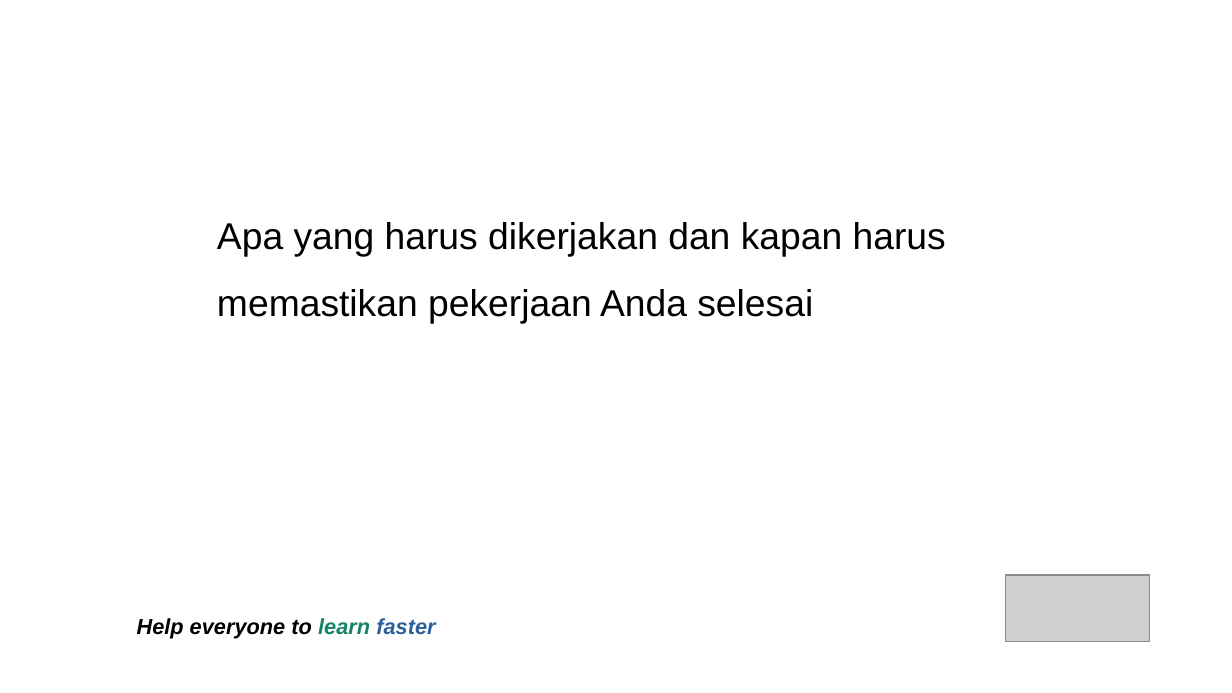
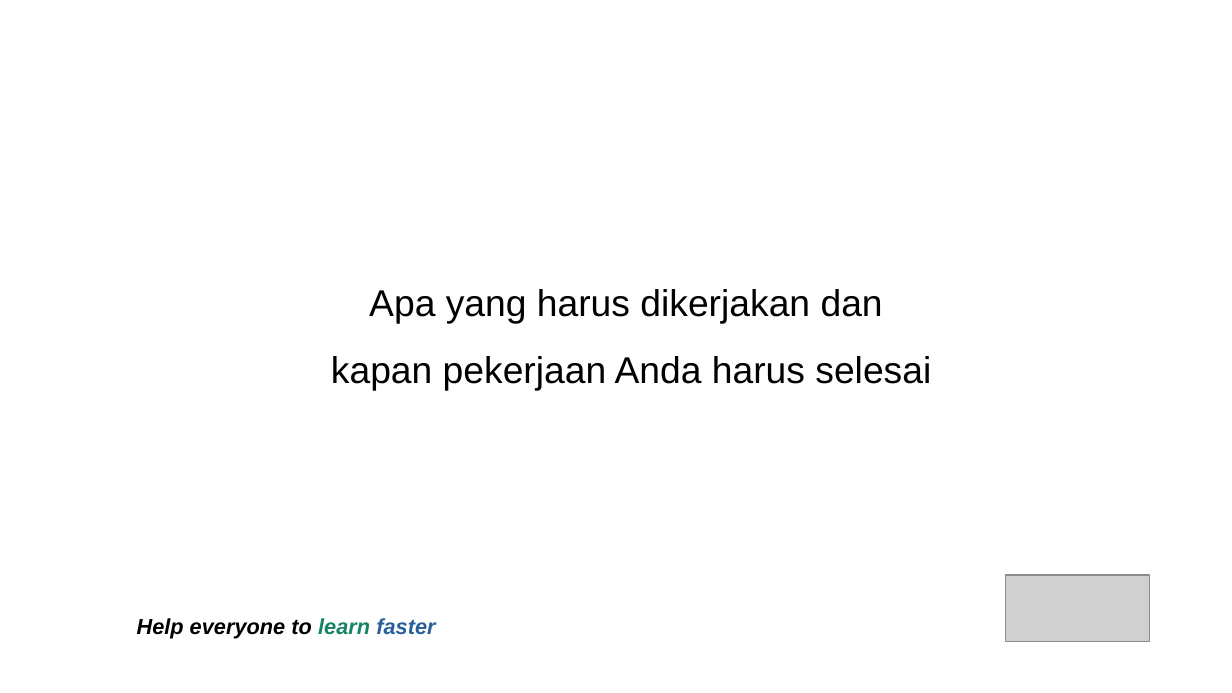
Before and after one commit to jejaksaid/course-flc, a slide deck: slide 6 of Time Management/time-management.pptx. Drawn at 1232x693 pixels with LibreOffice and Linux fonts; fonts in the diff are those of the drawing; grey boxes stand for pictures; background and template pictures are left out. Boxes give left, top, right and bottom in pixels: in the first picture for what was removed or moved away, otherwise in the second. Text is boxed around its words. In the diff, an @@ line names an element or a change of style, - is before the commit and + after.

```diff
--- a/Time Management/time-management.pptx
+++ b/Time Management/time-management.pptx
@@ text at <box>331,289,931,391</box>: text changed @@
-Apa yang harus dikerjakan dan kapan harus memastikan pekerjaan Anda selesai
+Apa yang harus dikerjakan dan
+kapan pekerjaan Anda harus selesai
```
Also in this commit, not shown: 56 other slides changed, 1 slide added, 1 slide removed, 2 other files.
